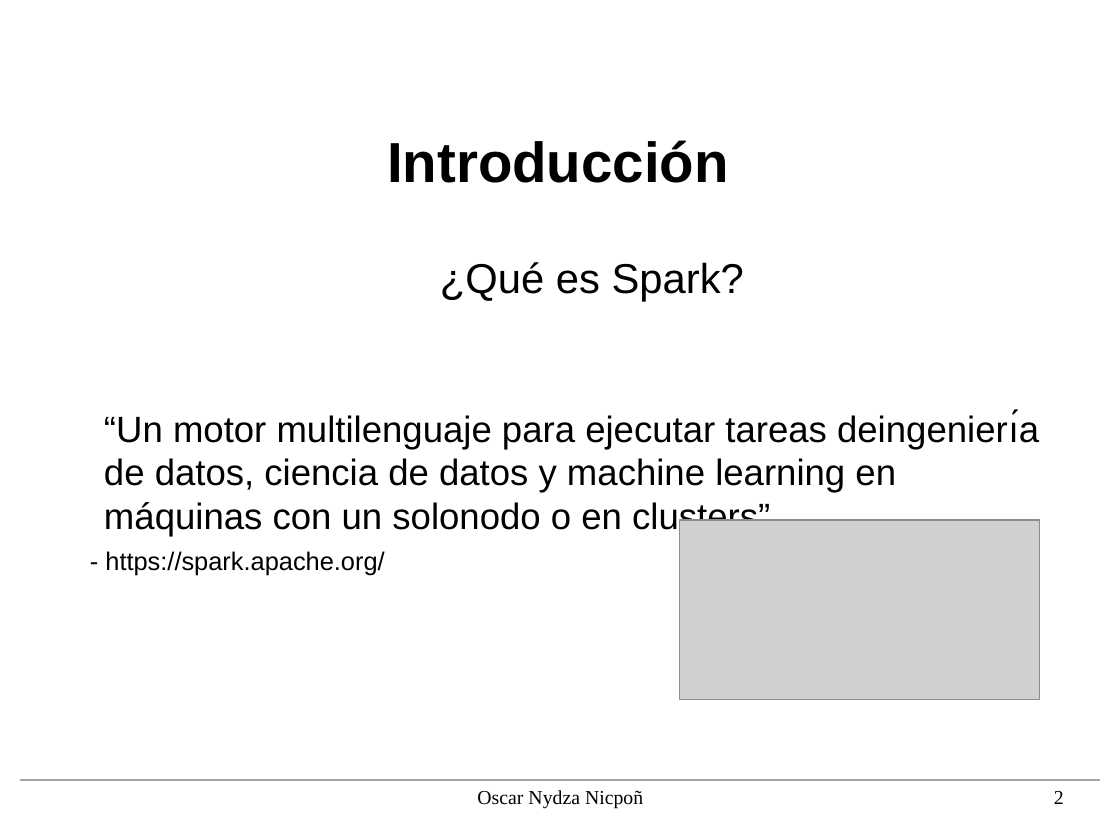
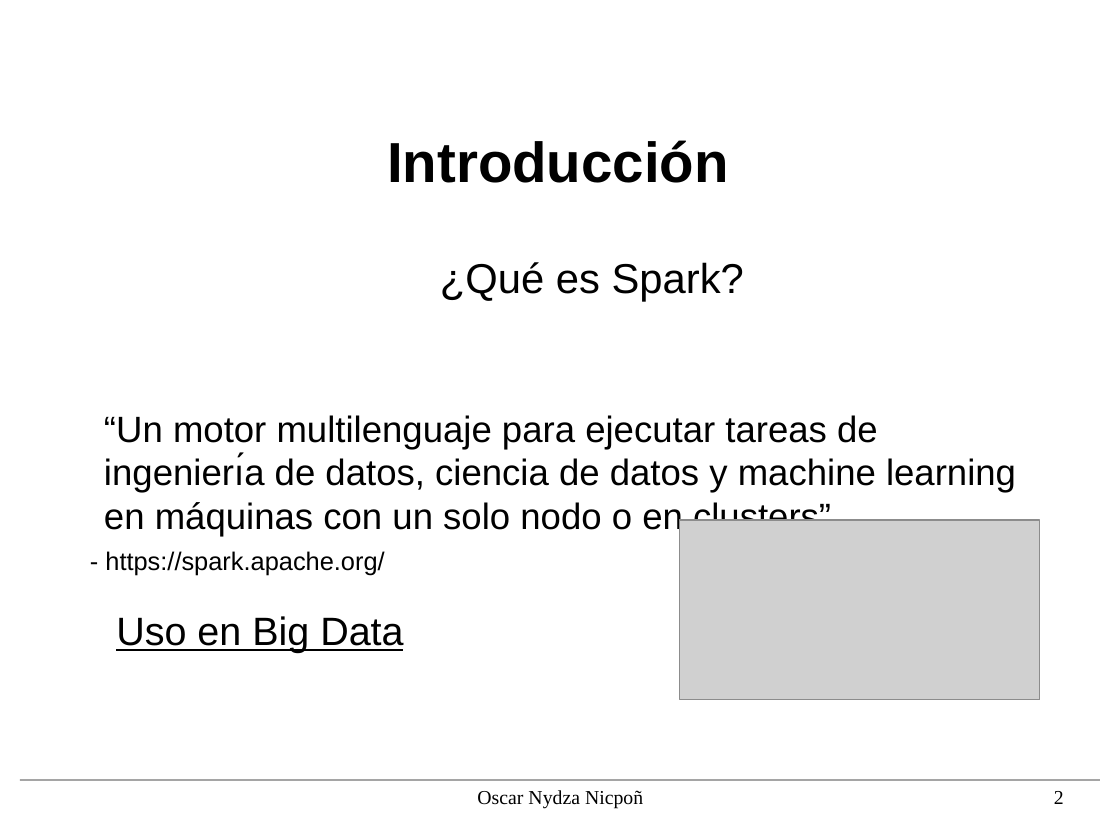
Before and after one commit to nipsn/Spark-TFG, a slide deck: slide 2 of presentacion/diapos.odp. Drawn at 1120x840 pixels with LibreOffice and Linux fonts; fonts in the diff are those of the drawing; grey boxes stand for pictures; background and template pictures are left out. Boxes give left, top, right and bottom in pixels: in the first picture for what was removed or moved away, otherwise in the second. Text is boxed around its words. In the diff, an @@ line names an element or a change of style, - is before the commit and + after.

```diff
--- a/presentacion/diapos.odp
+++ b/presentacion/diapos.odp
@@ text at (x1=104, y1=415, x2=1016, y2=537): spaces changed @@
-“Un motor multilenguaje para ejecutar tareas deingenierı́a de datos, ciencia de datos y machine learning en máquinas con un solonodo o en clusters”
+“Un motor multilenguaje para ejecutar tareas de ingenierı́a de datos, ciencia de datos y machine learning en máquinas con un solo nodo o en clusters”
@@ text at (x1=116, y1=616, x2=403, y2=653): paragraph added @@
+Uso en Big Data
```
Also in this commit, not shown: 18 other slides changed, 5 slides removed, 1 other file.
